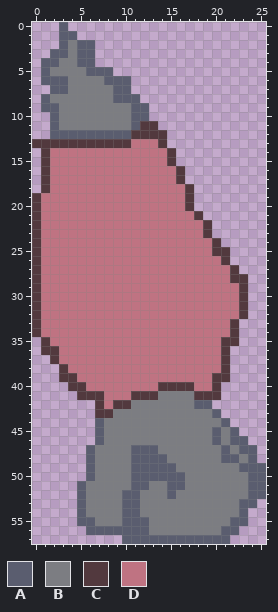
Pixel-art file, stored at Resources/Images/Boss/LeftArm.aseprite. This is how it looked before the edit.
26x58 pixels, 1 frame.
Palette (. is transparent): A #5a5d6f  B #7c7d82  C #52393e  D #bf7382
Once edited:
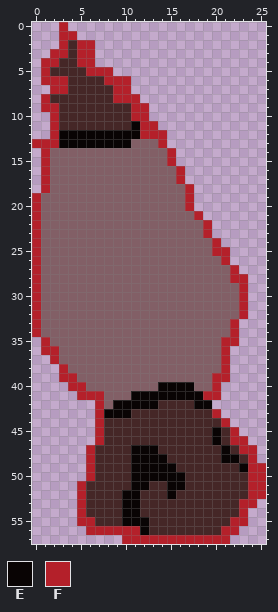
Colours new in this view: E #090404  F #b4202a
Changes in this commit:
@@ palette @@
-B #7c7d82
+B #452727
-D #bf7382
+D #825f66
@@ x 0..25 @@
- 0 ...A......................
- 1 ...AA.....................
- 2 ...ABAA...................
- 3 ..AABAA...................
- 4 .AABBAA...................
- 5 .ABBBBAAA.................
- 6 .AAABBBBAAA...............
- 7 ..AABBBBBAA...............
- 8 .ABBBBBBBAAA..............
- 9 .AABBBBBBBBAA.............
-10 ..ABBBBBBBBAA.............
-11 ..ABBBBBBBBACC............
-12 ..AAAAAAAAACCCC...........
-13 CCCCCCCCCCCDDDC...........
-14 .CDDDDDDDDDDDDDC..........
-15 .CDDDDDDDDDDDDDC..........
-16 .CDDDDDDDDDDDDDDC.........
-17 .CDDDDDDDDDDDDDDC.........
-18 .CDDDDDDDDDDDDDDDC........
-19 CDDDDDDDDDDDDDDDDC........
-20 CDDDDDDDDDDDDDDDDC........
-21 CDDDDDDDDDDDDDDDDDC.......
-22 CDDDDDDDDDDDDDDDDDDC......
-23 CDDDDDDDDDDDDDDDDDDC......
-24 CDDDDDDDDDDDDDDDDDDDC.....
-25 CDDDDDDDDDDDDDDDDDDDCC....
-26 CDDDDDDDDDDDDDDDDDDDDC....
-27 CDDDDDDDDDDDDDDDDDDDDDC...
-28 CDDDDDDDDDDDDDDDDDDDDDCC..
-29 CDDDDDDDDDDDDDDDDDDDDDDC..
-30 CDDDDDDDDDDDDDDDDDDDDDDC..
-31 CDDDDDDDDDDDDDDDDDDDDDDC..
-32 CDDDDDDDDDDDDDDDDDDDDDDC..
-33 CDDDDDDDDDDDDDDDDDDDDDC...
-34 CDDDDDDDDDDDDDDDDDDDDDC...
-35 .CDDDDDDDDDDDDDDDDDDDCC...
-36 .CCDDDDDDDDDDDDDDDDDDC....
-37 ..CDDDDDDDDDDDDDDDDDDC....
-38 ...CDDDDDDDDDDDDDDDDDC....
-39 ...CCDDDDDDDDDDDDDDDCC....
-40 ....CCDDDDDDDDCCCCDDC.....
-41 .....CCCDDDCCCBBBBCCC.....
-42 .......CDCCBBBBBBBAA......
-43 .......CCBBBBBBBBBBBA.....
-44 .......ABBBBBBBBBBBBBA....
-45 .......ABBBBBBBBBBBBABA...
-46 .......ABBBBBBBBBBBBABAA..
-47 ......ABBBBAAABBBBBBBABAA.
-48 ......ABBBBAAAABBBBBBAABA.
-49 ......ABBBBAAAAABBBBBBBAAA
-50 ......ABBBBAAAAAABBBBBBBAA
-51 .....ABBBBBAABBAABBBBBBBAA
-52 .....ABBBBAABBBABBBBBBBBAA
-53 .....ABBBBAABBBBBBBBBBBAA.
-54 .....ABBBBAABBBBBBBBBBBA..
-55 .....AABBBAAABBBBBBBBBAA..
-56 ......AAAAAAABBBBBBBBAA...
-57 ..........AAAAAAAAAAAA....
+ 0 ...F......................
+ 1 ...FF.....................
+ 2 ...FBFF...................
+ 3 ..FFBFF...................
+ 4 .FFBBFF...................
+ 5 .FBBBBFFF.................
+ 6 .FFFBBBBFFF...............
+ 7 ..FFBBBBBFF...............
+ 8 .FBBBBBBBFFF..............
+ 9 .FFBBBBBBBBFF.............
+10 ..FBBBBBBBBFF.............
+11 ..FBBBBBBBBEFF............
+12 ..FEEEEEEEEEFFF...........
+13 FFFEEEEEEEEDDDF...........
+14 .FDDDDDDDDDDDDDF..........
+15 .FDDDDDDDDDDDDDF..........
+16 .FDDDDDDDDDDDDDDF.........
+17 .FDDDDDDDDDDDDDDF.........
+18 .FDDDDDDDDDDDDDDDF........
+19 FDDDDDDDDDDDDDDDDF........
+20 FDDDDDDDDDDDDDDDDF........
+21 FDDDDDDDDDDDDDDDDDF.......
+22 FDDDDDDDDDDDDDDDDDDF......
+23 FDDDDDDDDDDDDDDDDDDF......
+24 FDDDDDDDDDDDDDDDDDDDF.....
+25 FDDDDDDDDDDDDDDDDDDDFF....
+26 FDDDDDDDDDDDDDDDDDDDDF....
+27 FDDDDDDDDDDDDDDDDDDDDDF...
+28 FDDDDDDDDDDDDDDDDDDDDDFF..
+29 FDDDDDDDDDDDDDDDDDDDDDDF..
+30 FDDDDDDDDDDDDDDDDDDDDDDF..
+31 FDDDDDDDDDDDDDDDDDDDDDDF..
+32 FDDDDDDDDDDDDDDDDDDDDDDF..
+33 FDDDDDDDDDDDDDDDDDDDDDF...
+34 FDDDDDDDDDDDDDDDDDDDDDF...
+35 .FDDDDDDDDDDDDDDDDDDDFF...
+36 .FFDDDDDDDDDDDDDDDDDDF....
+37 ..FDDDDDDDDDDDDDDDDDDF....
+38 ...FDDDDDDDDDDDDDDDDDF....
+39 ...FFDDDDDDDDDDDDDDDFF....
+40 ....FFDDDDDDDDEEEEDDF.....
+41 .....FFFDDDEEEEEEEEFF.....
+42 .......FDEEEEEBBBBEE......
+43 .......FEEEBBBBBBBBBF.....
+44 .......FBBBBBBBBBBBBBF....
+45 .......FBBBBBBBBBBBBEBF...
+46 .......FBBBBBBBBBBBBEBFF..
+47 ......FBBBBEEEBBBBBBBEBFF.
+48 ......FBBBBEEEEBBBBBBEEBF.
+49 ......FBBBBEEEEEBBBBBBBEFF
+50 ......FBBBBEEEEEEBBBBBBBFF
+51 .....FBBBBBEEBBEEBBBBBBBFF
+52 .....FBBBBEEBBBEBBBBBBBBFF
+53 .....FBBBBEEBBBBBBBBBBBFF.
+54 .....FBBBBEEBBBBBBBBBBBF..
+55 .....FFBBBEEEBBBBBBBBBFF..
+56 ......FFFFFFEBBBBBBBBFF...
+57 ..........FFFFFFFFFFFF....
Boxes around the changes in both pictures, in picture pixels (x1, y1, x2, y2):
changed: (32, 22, 266, 544)
